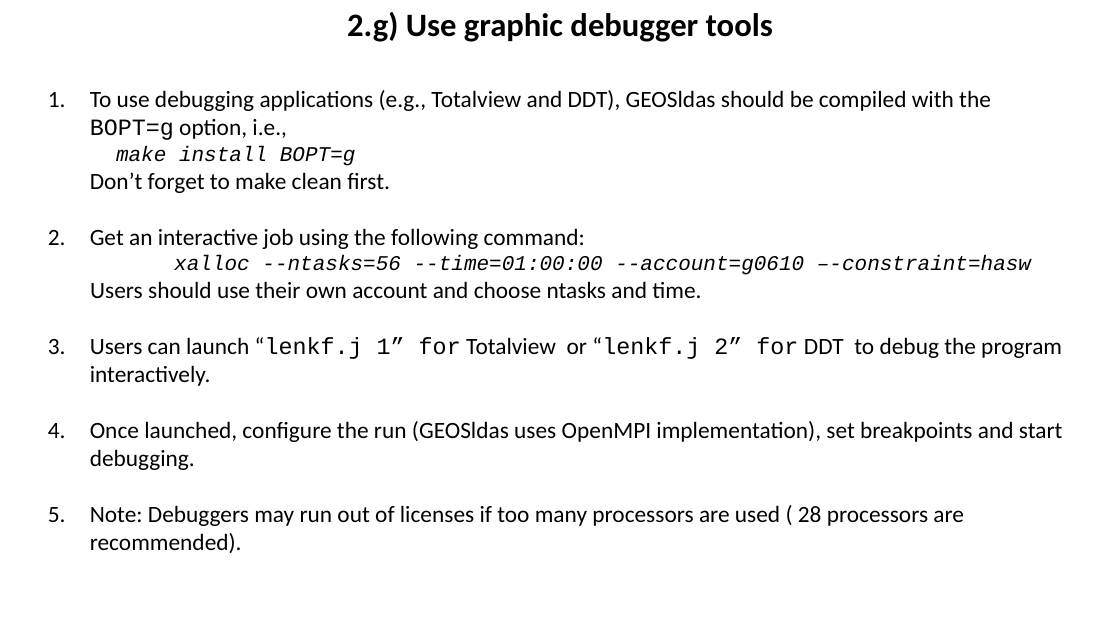
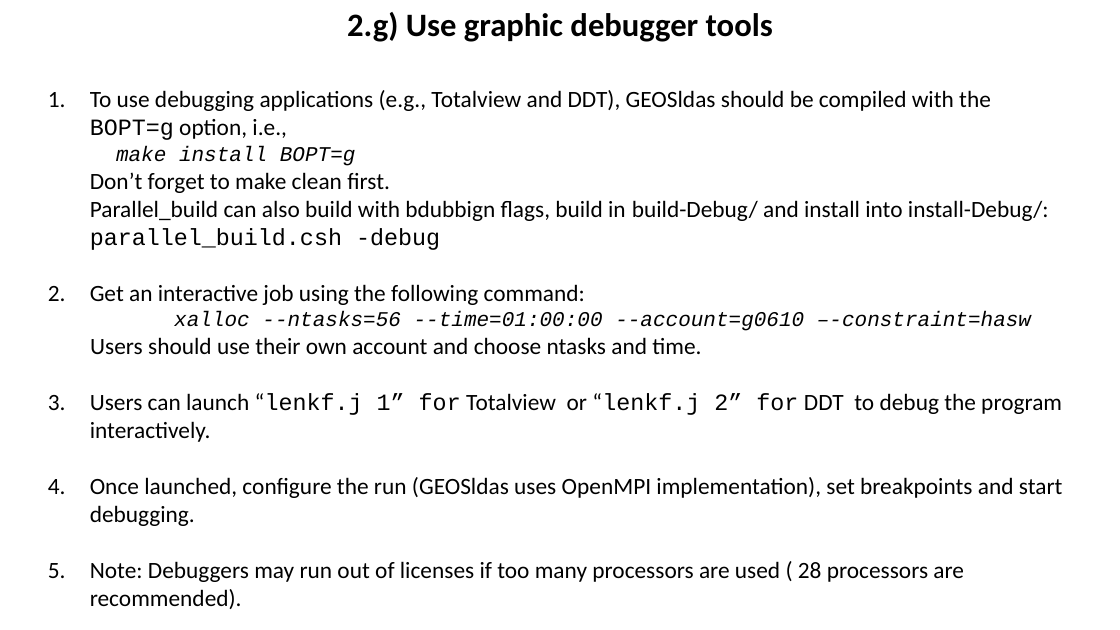
Before and after one commit to GEOS-ESM/GEOSldas, a slide deck: slide 30 of src/Applications/LDAS_App/doc/GEOSldas-tutorial.pptx (slide 29 before the commit). Drawn at 1120x630 pixels with LibreOffice and Linux fonts; fonts in the diff are those of the drawing. Boxes give left, top, right and bottom in pixels: in the first picture for what was removed or moved away, otherwise in the second. Text is boxed around its words. In the diff, an @@ line names an element or a change of style, - is before the commit and + after.

```diff
--- a/src/Applications/LDAS_App/doc/GEOSldas-tutorial.pptx
+++ b/src/Applications/LDAS_App/doc/GEOSldas-tutorial.pptx
@@ text at (x1=90, y1=200, x2=1049, y2=250): paragraphs added @@
+  Parallel_build can also build with bdubbign flags, build in build-Debug/ and install into install-Debug/:
+  parallel_build.csh -debug
```
Also in this commit, not shown: 2 other slides changed, 1 slide added, 1 other file.
